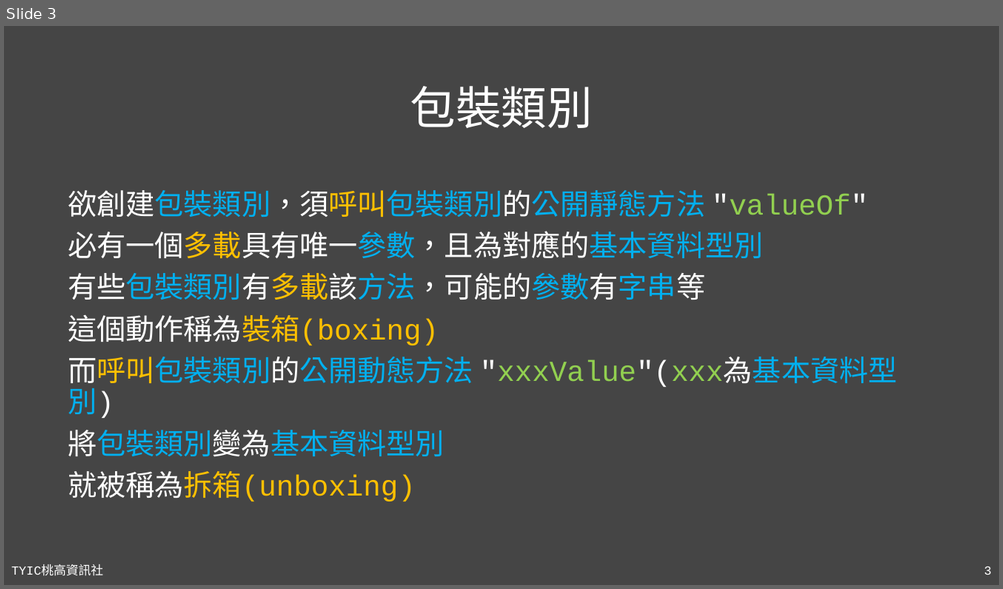
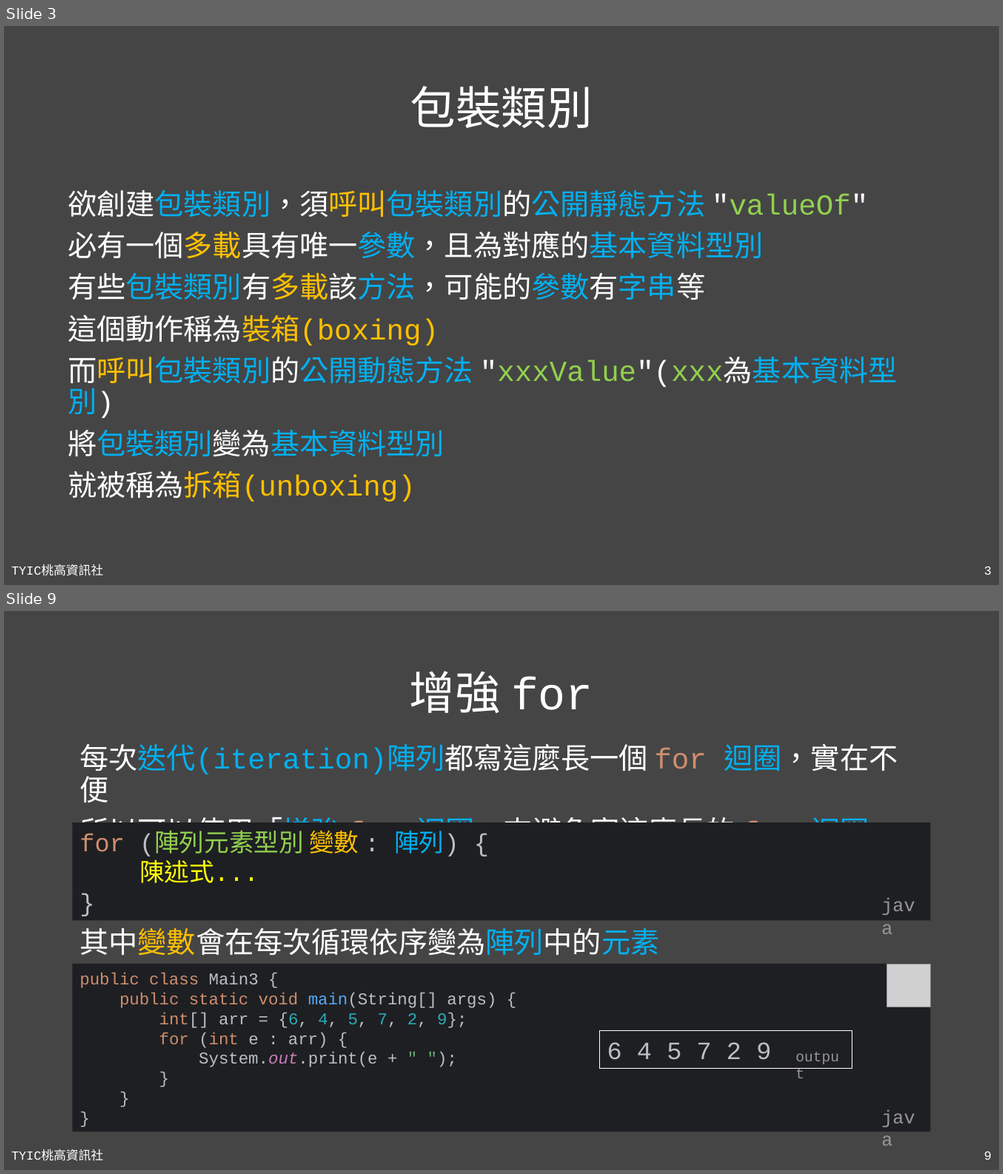
Before and after one commit to TYSHIC/slides, a slide deck: powerpoint/10_包裝類別與工具類別(1).pptx. Shown one above the other, each under a label of ours: slide 3 before the commit, slides 3 and 9 after it; the slides between them are not shown. The pictures are 1003x589 and 1003x1174 pixels, drawn with LibreOffice and Linux fonts; fonts in the diff are those of the drawing; grey boxes stand for pictures. Boxes give left, top, right and bottom in pixels: in the first picture for what was removed or moved away, otherwise in the second. Text is boxed around its words. In the diff, an @@ line names an element or a change of style, - is before the commit and + after.

```diff
--- a/powerpoint/10_包裝類別與工具類別(1).pptx
+++ b/powerpoint/10_包裝類別與工具類別(1).pptx
@@ slide 9 added at bbox=[4, 611, 999, 1170], background #454545; not listed: 2 template elements that a slide beside it also shows @@
@@ title added at bbox=[410, 671, 593, 713], 44 pt, text #FFFFFF @@
+增強 for
@@ text added at bbox=[79, 743, 898, 850], 28 pt, text #FFFFFF @@
+每次迭代(iteration)陣列都寫這麼長一個 for 迴圈，實在不便
+所以可以使用「增強 for 迴圈」來避免寫這麼長的 for 迴圈
@@ rectangle added at bbox=[73, 823, 930, 920], fill #1E1F22, 24 pt, text #92D050 @@
+for (陣列元素型別 變數 : 陣列) {
+陳述式...
+}
@@ text added at bbox=[874, 890, 930, 920], 18 pt, text #969696 @@
+java
@@ text added at bbox=[79, 928, 659, 956], 28 pt, text #FFFFFF @@
+其中變數會在每次循環依序變為陣列中的元素
@@ rectangle added at bbox=[73, 964, 930, 1133], fill #1E1F22, 16 pt, text #BCBEC4 @@
+public class Main3 {
+public static void main(String[] args) {
+int[] arr = {6, 4, 5, 7, 2, 9};
+for (int e : arr) {
+System.out.print(e + " ");
+}
+}
+}
@@ picture added at bbox=[887, 964, 930, 1007] @@
@@ rectangle added at bbox=[600, 1031, 851, 1068], fill #1E1F22, outline #FFFFFF 0.75 pt, 24 pt, text #BCBEC4 @@
+6 4 5 7 2 9
@@ text added at bbox=[788, 1044, 851, 1069], 14 pt, text #969696 @@
+output
@@ text added at bbox=[874, 1102, 930, 1132], 18 pt, text #969696 @@
+java
```
Also in this commit, not shown: 2 slides changed, 6 other slides added, 7 other files.
